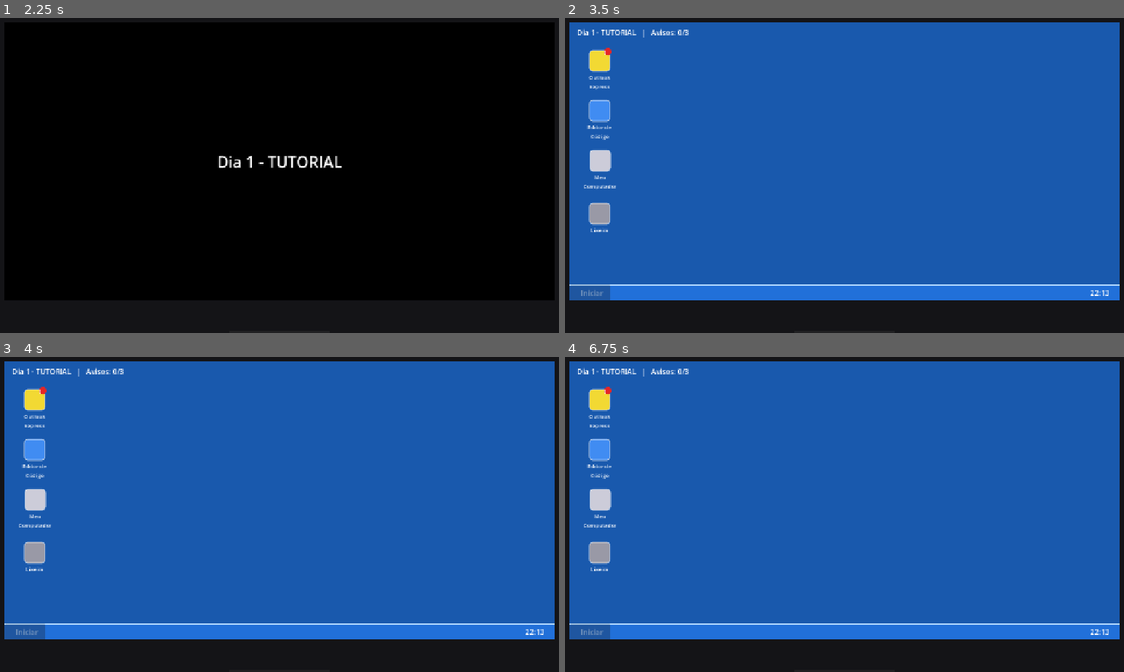
Above: before the commit, frames 1-4 (two rows, left to right).
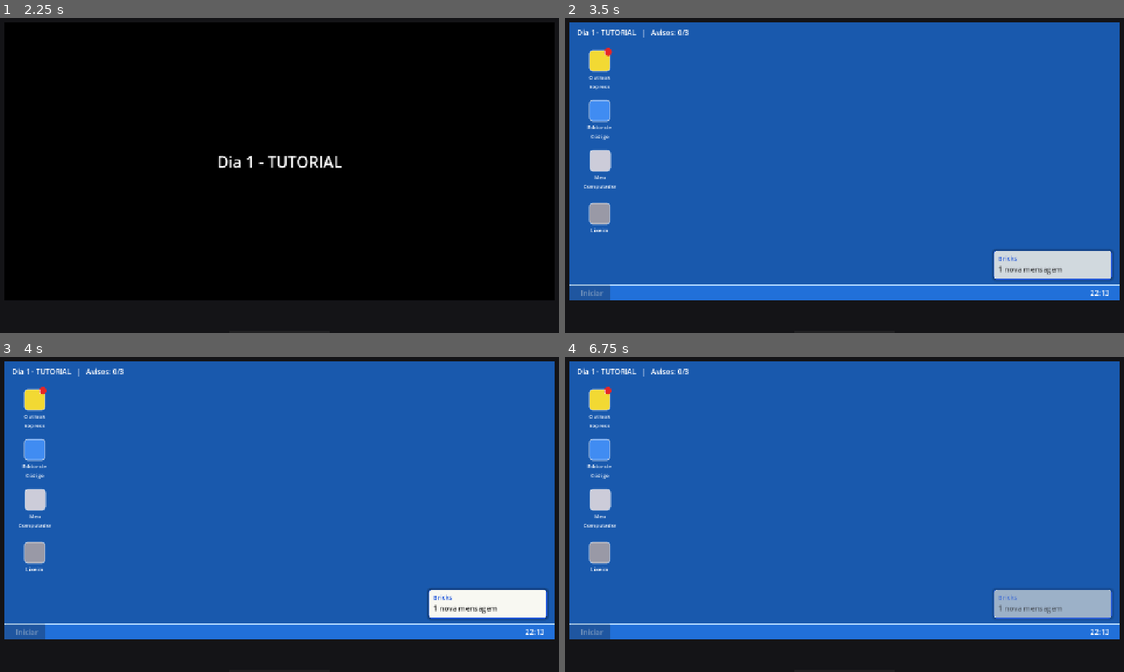
Above: after the commit, the same moments.

Repository: Nick-Higashi4/Gamejam-DAESC-2026
Game: Godot game, scene res://scenes/Main.tscn
Two runs of this game, one before a commit and one after it. Both use one fixed random seed, a clock stepped at 60 frames per second and the inputs below.
Inputs (mouse positions are in pixels of both pictures, inside the frame that each line leads up to):
- Up to frame 1 (2.25 s): click "START" at 0.5 s; click "START" at 1.25 s; click "START" at 2 s
- Up to frame 2 (3.5 s): move the mouse to (973, 153) at 2.77 s; click (973, 153) at 2.92 s
- Up to frame 3 (4 s): drag from (162, 523) to (251, 574) at 3.52 s
- Up to frame 4 (6.75 s): tap Enter at 4.25, 5.75 s; move the mouse to (900, 435) at 4.27 s; click (900, 435) at 4.42 s; tap Space at 5, 6.5 s; drag from (816, 574) to (671, 460) at 5.02 s; move the mouse to (1017, 558) at 5.77 s; click (1017, 558) at 5.92 s; drag from (671, 460) to (755, 426) at 6.52 s

Frame 1 is identical in both runs. In frame 2, 2.2% of the frame differs, in the area x 7-99%, y 9-84%; in frame 3, 2.2%, in the area x 76-99%, y 73-84%; in frame 4, 2.1%.

Commit message:
notificações

Diff:
--- a/scripts/GameManager.gd
+++ b/scripts/GameManager.gd
@@ -10,7 +10,7 @@
 
 var current_day: int = 1
 var total_losses: int = 0
-var email_read_today: bool = false
+var unread_email_count: int = 1
 
 # Cada entrada representa um dia de trabalho.
 # "code": o snippet que o jogador precisa digitar.
@@ -75,13 +75,17 @@
 	return day_configs[current_day - 1]
 
 
+func has_unread_email() -> bool:
+	return unread_email_count > 0
+
+
 func total_days() -> int:
 	return day_configs.size()
 
 
 func register_win() -> void:
 	current_day += 1
-	email_read_today = false
+	unread_email_count += 1
 	state_changed.emit()
 
 
@@ -101,5 +105,5 @@
 func reset_game() -> void:
 	current_day = 1
 	total_losses = 0
-	email_read_today = false
+	unread_email_count = 1
 	state_changed.emit()
--- a/scripts/Main.gd
+++ b/scripts/Main.gd
@@ -28,6 +28,15 @@
 const C_ERROR := Color(0.80, 0.10, 0.10)
 
 # ---------------------------------------------------------------------------
+# Som de notificação (aviso de nova mensagem)
+# ---------------------------------------------------------------------------
+# Coloque aqui o arquivo de som (.wav ou .ogg) que você quiser usar como
+# "pop" de notificação. Se o arquivo não existir ainda, o jogo simplesmente
+# não toca nada (sem erro) - é só trocar/adicionar o arquivo nesse caminho
+# quando tiver o som definitivo.
+const NOTIFICATION_SOUND_PATH := "res://assets/sfx/notification.wav"
+
+# ---------------------------------------------------------------------------
 # Fonte de código (JetBrains Mono Nerd Font, com fallback)
 # ---------------------------------------------------------------------------
 # Se um arquivo .ttf/.otf da JetBrains Mono Nerd Font for colocado nesse
@@ -52,6 +61,8 @@
 var transition_layer: Control
 var taskbar_clock: Label
 var email_icon_flash: bool = false
+var email_badge: Control
+var _notification_player: AudioStreamPlayer
 
 # --- Variáveis da corrida (race) ---
 var race_code: String = ""
@@ -71,6 +82,8 @@
 func _ready() -> void:
 	mouse_filter = Control.MOUSE_FILTER_STOP
 	custom_minimum_size = Vector2(1280, 720)
+	_notification_player = AudioStreamPlayer.new()
+	add_child(_notification_player)
 	_build_monitor_frame()
 	_show_main_menu()
 
@@ -358,7 +371,11 @@
 	desktop_layer.add_child(hud)
 
 	# Ícones do desktop
-	_add_desktop_icon(desktop_layer, Vector2(30, 60), "Outlook\nExpress", Color(0.95, 0.85, 0.2), true, _open_email)
+	email_badge = _add_desktop_icon(desktop_layer, Vector2(30, 60), "Outlook\nExpress", Color(0.95, 0.85, 0.2), true, _open_email)
+	if email_badge:
+		# A bolinha nasce escondida - só aparece com a animação/som depois de
+		# 1s, controlada por _schedule_email_notification() logo abaixo.
+		email_badge.visible = false
 	_add_desktop_icon(desktop_layer, Vector2(30, 170), "Editor de\nCódigo", Color(0.25, 0.55, 0.95), false, _try_open_editor)
 	_add_desktop_icon(desktop_layer, Vector2(30, 280), "Meu\nComputador", Color(0.8, 0.8, 0.85), false, func(): _show_toast("Nada de interessante por aqui..."))
 	_add_desktop_icon(desktop_layer, Vector2(30, 390), "Lixeira", Color(0.6, 0.6, 0.65), false, func(): _show_toast("A lixeira está vazia."))
@@ -371,8 +388,11 @@
 
 	_build_taskbar()
 
-
-func _add_desktop_icon(parent: Control, pos: Vector2, caption: String, tint: Color, notify: bool, on_activate: Callable) -> void:
+	if GameManager.has_unread_email():
+		_schedule_email_notification()
+
+
+func _add_desktop_icon(parent: Control, pos: Vector2, caption: String, tint: Color, notify: bool, on_activate: Callable) -> Control:
 	var box := VBoxContainer.new()
 	box.position = pos
 	box.custom_minimum_size = Vector2(72, 84)
@@ -397,13 +417,14 @@
 	icon_panel.add_theme_stylebox_override("panel", sb)
 	box.add_child(icon_panel)
 
+	var badge_bg: Panel = null
 	if notify:
 		var badge := Label.new()
 		badge.mouse_filter = Control.MOUSE_FILTER_IGNORE
 		badge.text = "!"
 		badge.add_theme_color_override("font_color", Color(1, 1, 1))
 		badge.add_theme_font_size_override("font_size", 14)
-		var badge_bg := Panel.new()
+		badge_bg = Panel.new()
 		badge_bg.mouse_filter = Control.MOUSE_FILTER_IGNORE
 		var bsb := StyleBoxFlat.new()
 		bsb.bg_color = Color(0.9, 0.15, 0.15)
@@ -414,6 +435,7 @@
 		badge_bg.add_theme_stylebox_override("panel", bsb)
 		badge_bg.custom_minimum_size = Vector2(16, 16)
 		badge_bg.position = Vector2(34, -4)
+		badge_bg.pivot_offset = Vector2(8, 8)
 		badge_bg.add_child(badge)
 		icon_panel.add_child(badge_bg)
 
@@ -431,6 +453,7 @@
 	)
 
 	parent.add_child(box)
+	return badge_bg
 
 
 func _build_taskbar() -> void:
@@ -503,6 +526,99 @@
 
 
 # ---------------------------------------------------------------------------
+# NOTIFICAÇÃO DE NOVA MENSAGEM (bolinha vermelha + som + aviso do "Bricks")
+# ---------------------------------------------------------------------------
+# 1s depois do desktop aparecer, se houver e-mail(s) não lido(s): toca um
+# som, anima a bolinha vermelha do ícone do Outlook Express surgindo, e
+# mostra um aviso no canto inferior direito (estilo balão de notificação),
+# tipo "Bricks - 1 nova mensagem" / "Bricks - 2 novas mensagens".
+func _schedule_email_notification() -> void:
+	var t := get_tree().create_timer(1.0)
+	t.timeout.connect(func():
+		if not is_instance_valid(email_badge):
+			return
+		_play_notification_sound()
+		_animate_email_badge_in()
+		_show_system_notification(GameManager.unread_email_count)
+	)
+
+
+func _play_notification_sound() -> void:
+	if ResourceLoader.exists(NOTIFICATION_SOUND_PATH):
+		_notification_player.stream = load(NOTIFICATION_SOUND_PATH)
+		_notification_player.play()
+	# Se o arquivo ainda não existir, simplesmente não toca nada - sem erro.
+	# Basta colocar um .wav/.ogg em NOTIFICATION_SOUND_PATH quando tiver o
+	# som definitivo.
+
+
+func _animate_email_badge_in() -> void:
+	email_badge.visible = true
+	email_badge.scale = Vector2(0.2, 0.2)
+	email_badge.modulate = Color(1, 1, 1, 0)
+	var tween := create_tween()
+	tween.set_trans(Tween.TRANS_BACK)
+	tween.set_ease(Tween.EASE_OUT)
+	tween.tween_property(email_badge, "scale", Vector2(1, 1), 0.35)
+	tween.parallel().tween_property(email_badge, "modulate:a", 1.0, 0.2)
+
+
+func _show_system_notification(unread_count: int) -> void:
+	var panel := Panel.new()
+	var sb := StyleBoxFlat.new()
+	sb.bg_color = Color(0.97, 0.97, 0.95)
+	sb.border_width_left = 1
+	sb.border_width_right = 1
+	sb.border_width_top = 1
+	sb.border_width_bottom = 1
+	sb.border_color = C_TITLEBAR_A
+	sb.corner_radius_top_left = 6
+	sb.corner_radius_top_right = 6
+	sb.corner_radius_bottom_left = 6
+	sb.corner_radius_bottom_right = 6
+	sb.shadow_size = 6
+	sb.shadow_color = Color(0, 0, 0, 0.35)
+	panel.add_theme_stylebox_override("panel", sb)
+	panel.custom_minimum_size = Vector2(260, 64)
+	panel.size = Vector2(260, 64)
+	# Canto inferior direito, encostado logo acima da barra de tarefas.
+	panel.position = Vector2(screen.size.x - 260 - 16, screen.size.y - 64 - 36 - 12)
+	panel.modulate = Color(1, 1, 1, 0)
+	window_layer.add_child(panel)
+
+	var margin := MarginContainer.new()
+	margin.set_anchors_preset(Control.PRESET_FULL_RECT)
+	margin.add_theme_constant_override("margin_left", 10)
+	margin.add_theme_constant_override("margin_top", 8)
+	margin.add_theme_constant_override("margin_right", 10)
+	margin.add_theme_constant_override("margin_bottom", 8)
+	panel.add_child(margin)
+
+	var vbox := VBoxContainer.new()
+	vbox.add_theme_constant_override("separation", 2)
+	margin.add_child(vbox)
+
+	var title := Label.new()
+	title.text = "Bricks"
+	title.add_theme_color_override("font_color", C_TITLEBAR_A)
+	title.add_theme_font_size_override("font_size", 14)
+	vbox.add_child(title)
+
+	var word_nova := "nova" if unread_count == 1 else "novas"
+	var word_msg := "mensagem" if unread_count == 1 else "mensagens"
+	var msg := Label.new()
+	msg.text = "%d %s %s" % [unread_count, word_nova, word_msg]
+	msg.add_theme_color_override("font_color", C_TEXT_DARK)
+	vbox.add_child(msg)
+
+	var tween := create_tween()
+	tween.tween_property(panel, "modulate:a", 1.0, 0.3)
+	tween.tween_interval(3.0)
+	tween.tween_property(panel, "modulate:a", 0.0, 0.5)
+	tween.tween_callback(panel.queue_free)
+
+
+# ---------------------------------------------------------------------------
 # JANELA GENÉRICA (estilo XP) - usada pelo e-mail e pelo editor
 # ---------------------------------------------------------------------------
 func _make_window(title: String, size: Vector2) -> Dictionary:
@@ -621,7 +737,9 @@
 
 	var win: Control = built["window"]
 	var close := func():
-		GameManager.email_read_today = true
+		GameManager.unread_email_count = 0
+		if is_instance_valid(email_badge):
+			email_badge.visible = false
 		win.queue_free()
 		state = State.DESKTOP
 	ok_btn.pressed.connect(close)
@@ -629,7 +747,7 @@
 
 
 func _try_open_editor() -> void:
-	if not GameManager.email_read_today:
+	if GameManager.has_unread_email():
 		_show_toast("Leia o e-mail do chefe primeiro!")
 		return
 	_open_editor()
